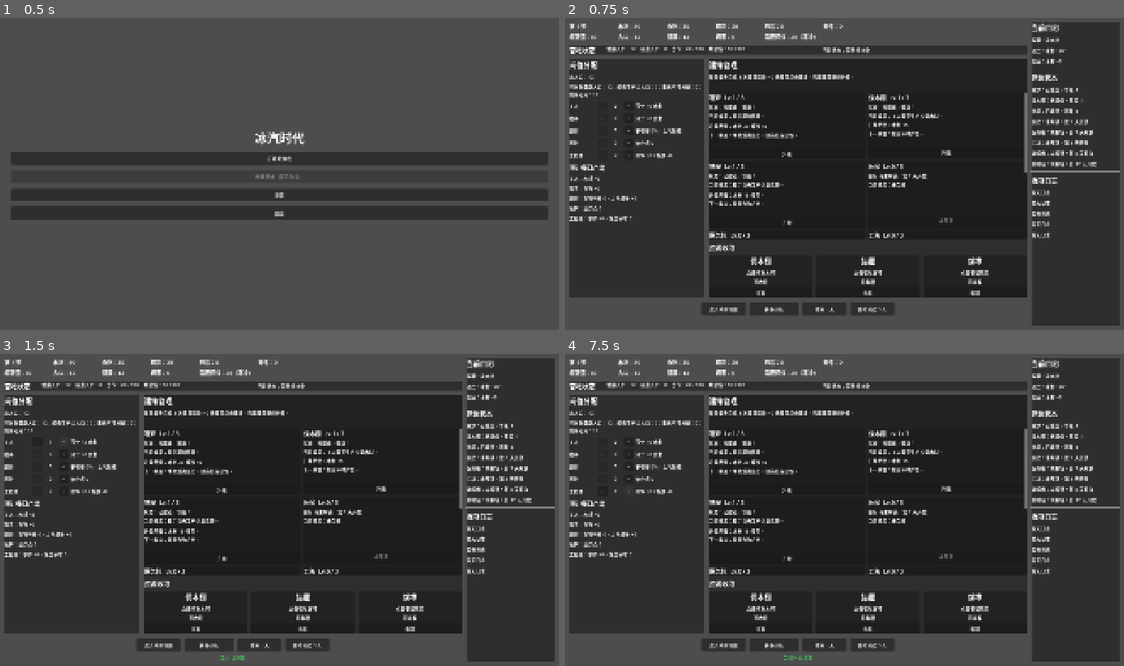
Above: before the commit, frames 1-4 (two rows, left to right).
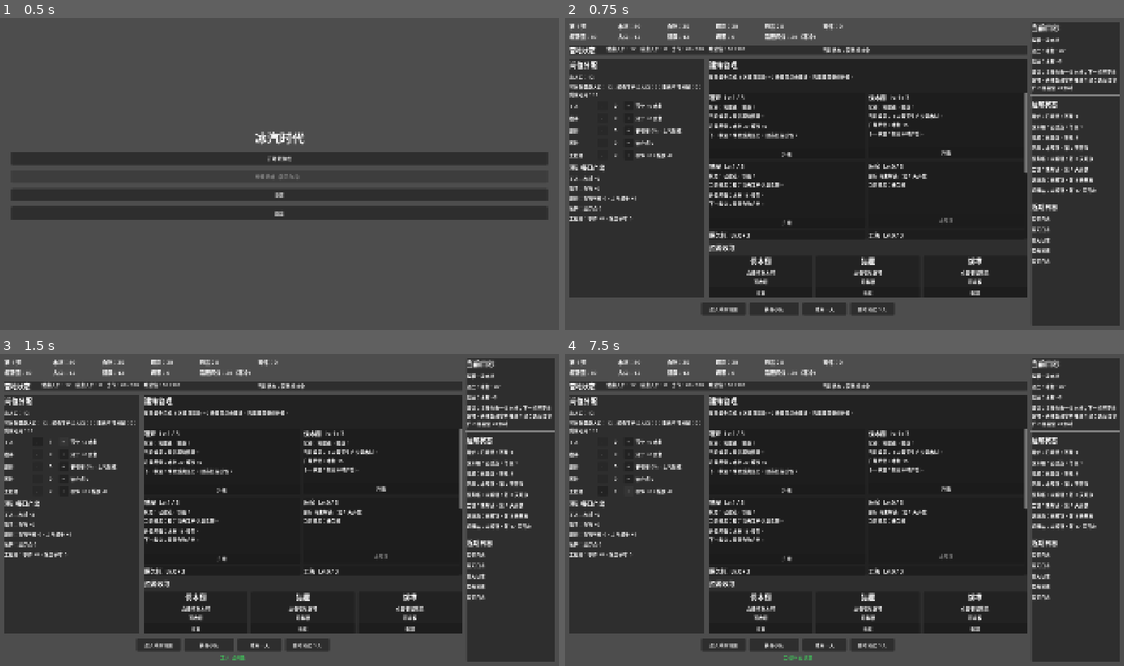
Above: after the commit, the same moments.

Repository: wanzhihuiha/bingqishidai
Game: Godot game, scene res://scenes/menu/MainMenu.tscn
Same seed, same stepped clock (60 frames per second), same inputs: the game is played once before the commit and once after it.
Inputs:
- Up to frame 1 (0.5 s): no input
- Up to frame 2 (0.75 s): click "开始新游戏" at 0.5 s
- Up to frame 3 (1.5 s): click "+" at 1.25 s
- Up to frame 4 (7.5 s): click "-" at 2 s; click "+" at 2.75 s; click "-" at 3.5 s; click "+" at 4.25 s; click "-" at 5 s; click "+" at 5.75 s; click "-" at 6.5 s; click "+" at 7.25 s

Frame 1 is identical in both runs. In frame 2, 2.8% of the frame differs, in the area x 83-100%, y 16-79%; in frame 3, 2.8%; in frame 4, 2.8%.

Commit message:
打磨前期避难所养成节奏

Diff:
--- a/scripts/managers/QuestManager.gd
+++ b/scripts/managers/QuestManager.gd
@@ -6,6 +6,15 @@
 	"parts": 1,
 	"hope": 2
 }
+const RESOURCE_HINT_ORDER: Array[String] = ["wood", "food", "coal", "medicine", "parts", "hope"]
+const FURNACE_ID: String = "furnace"
+const KITCHEN_ID: String = "kitchen"
+const MEDICAL_TENT_ID: String = "medical_tent"
+const WORKSHOP_ID: String = "workshop"
+const TRAINING_GROUND_ID: String = "training_ground"
+const INTRO_EVENT_FIRST_DAY: int = 4
+const INTRO_EVENT_LAST_DAY: int = 5
+const MIDGAME_UNLOCK_DAY: int = 8
 
 var is_processing_quest: bool = false
 
@@ -77,6 +86,39 @@
 	if quest.is_empty():
 		return "前期引导已完成"
 	return str(quest.get("title", "暂无目标"))
+
+
+# 作用：生成右侧目标面板的单行动态建议。
+# 参数：无。
+# 返回：中文建议文本；没有当前任务时返回收尾提示。
+func get_current_quest_hint_text() -> String:
+	var quest_id: String = get_current_quest_id()
+	if quest_id.is_empty():
+		return "前期引导已完成，可继续观察建筑状态并推进冰原地图。"
+
+	match quest_id:
+		"guide_collect_wood_once":
+			return _build_collect_wood_hint()
+		"guide_collect_food_once":
+			return _build_collect_food_hint()
+		"guide_upgrade_furnace_level_2":
+			return _build_furnace_level_2_hint()
+		"guide_build_kitchen":
+			return _build_kitchen_hint()
+		"guide_build_medical_tent":
+			return _build_medical_tent_hint()
+		"guide_assign_three_jobs":
+			if GameState.day >= MIDGAME_UNLOCK_DAY - 2:
+				return _build_day_8_prep_hint()
+			return _build_job_assignment_hint()
+		"guide_unlock_training_ground":
+			return _build_day_8_prep_hint()
+		"guide_send_first_scout_team":
+			return _build_send_first_scout_team_hint()
+		"guide_scout_first_region":
+			return _build_scout_first_region_hint()
+		_:
+			return ""
 
 
 # 作用：检查当前任务是否已经满足完成条件。
@@ -290,6 +332,118 @@
 	return "%s %s" % [GameState.get_resource_name(target_id), amount_text]
 
 
+# 作用：生成收取木材阶段的动态建议。
+# 参数：无。
+# 返回：说明当前动作、下一步主线和木材用途的中文建议。
+func _build_collect_wood_hint() -> String:
+	var furnace_cost: Dictionary = BuildingManager.get_building_cost_for_level(FURNACE_ID, 2)
+	var wood_need: int = int(furnace_cost.get("wood", 0))
+	return "主线先收一次木材；下一步还要收食物，再准备把寒炉升到 2 级；先记住寒炉 2 级要留 %d 木材" % wood_need
+
+
+# 作用：生成收取食物阶段的动态建议。
+# 参数：无。
+# 返回：说明当前动作、今晚消耗和后续寒炉升级的中文建议。
+func _build_collect_food_hint() -> String:
+	var food_need_tonight: int = GameState.get_alive_population()
+	return "主线现在要先收一次食物；今晚基础会消耗 %d 食物；收完后下一步是把寒炉升到 2 级" % food_need_tonight
+
+
+# 作用：生成寒炉升到 2 级时的动态建议。
+# 参数：无。
+# 返回：包含升级成本、资源缺口和煤炭收益的中文建议。
+func _build_furnace_level_2_hint() -> String:
+	var target_level: int = 2
+	var upgrade_cost: Dictionary = BuildingManager.get_building_cost_for_level(FURNACE_ID, target_level)
+	var current_level_config: Dictionary = BuildingManager.get_furnace_current_level_config()
+	var target_level_config: Dictionary = BuildingManager.get_furnace_level_config(target_level)
+	var current_production: Dictionary = current_level_config.get("production", {}) as Dictionary
+	var target_production: Dictionary = target_level_config.get("production", {}) as Dictionary
+	var current_coal_need: int = int(current_production.get("coal_cost_per_night", 0))
+	var target_coal_need: int = int(target_production.get("coal_cost_per_night", 0))
+	return "主线现在要把寒炉升到 2 级；当前需 %s（%s）；升成后每晚煤炭 %d -> %d，完成后目标会转去建厨房" % [
+		_build_cost_text(upgrade_cost),
+		_build_missing_text(upgrade_cost),
+		current_coal_need,
+		target_coal_need
+	]
+
+
+# 作用：生成厨房阶段的动态建议。
+# 参数：无。
+# 返回：包含开放时间、建造缺口和食物节省预估的中文建议。
+func _build_kitchen_hint() -> String:
+	var build_cost: Dictionary = BuildingManager.get_building_cost_for_level(KITCHEN_ID, 1)
+	var unlock_text: String = "厨房已开放"
+	var unlock_day: int = _get_building_unlock_day(KITCHEN_ID)
+	if GameState.day < unlock_day:
+		unlock_text = "第 %d 天开放" % unlock_day
+	var saved_food: int = _estimate_food_saved_with_projected_cooks(1)
+	return "%s；主线现在要建厨房；当前需 %s（%s）；建成后安排 1 名厨师，今晚约省 %d 食物" % [
+		unlock_text,
+		_build_cost_text(build_cost),
+		_build_missing_text(build_cost),
+		saved_food
+	]
+
+
+# 作用：生成医务帐阶段的动态建议。
+# 参数：无。
+# 返回：包含事件前瞻、建造缺口和药品/医护建议的中文建议。
+func _build_medical_tent_hint() -> String:
+	var build_cost: Dictionary = BuildingManager.get_building_cost_for_level(MEDICAL_TENT_ID, 1)
+	return "%s；主线下一步是建医务帐；当前需 %s（%s）；建成后至少安排 1 名医护，处理发烧时会更稳" % [
+		_build_intro_event_text(),
+		_build_cost_text(build_cost),
+		_build_missing_text(build_cost)
+	]
+
+
+# 作用：生成岗位分配阶段的动态建议。
+# 参数：无。
+# 返回：包含岗位目标和首次伤病事件应对方式的中文建议。
+func _build_job_assignment_hint() -> String:
+	var unassigned_population: int = GameState.get_unassigned_population()
+	return "主线现在要分配满 3 个岗位；当前还可分配 %d 人；建议至少留 1 名医护，第 4-5 天处理发烧会更稳" % unassigned_population
+
+
+# 作用：生成第 8 天前后的中期准备建议。
+# 参数：无。
+# 返回：包含训练场、工坊成本和优先级建议的中文建议。
+func _build_day_8_prep_hint() -> String:
+	var days_left: int = max(MIDGAME_UNLOCK_DAY - GameState.day, 0)
+	var prefix: String = "第 8 天已到"
+	if days_left > 0:
+		prefix = "距第 8 天还有 %d 天" % days_left
+	var training_cost: Dictionary = BuildingManager.get_building_cost_for_level(TRAINING_GROUND_ID, 1)
+	var workshop_cost: Dictionary = BuildingManager.get_building_cost_for_level(WORKSHOP_ID, 1)
+	var training_text: String = _build_cost_text(training_cost)
+	var training_missing_text: String = _build_missing_text(training_cost)
+	var workshop_text: String = _build_cost_text(workshop_cost)
+	var workshop_missing_text: String = _build_missing_text(workshop_cost)
+	return "%s；第 8 天会自动解锁训练场和工坊，这个目标也会自动完成；下一步要进入冰原地图派出第一支侦察队。现在先预留训练场 %s（%s），资源够再补工坊 %s（%s）" % [
+		prefix,
+		training_text,
+		training_missing_text,
+		workshop_text,
+		workshop_missing_text
+	]
+
+
+# 作用：生成派出第一支侦察队阶段的动态建议。
+# 参数：无。
+# 返回：说明进入地图的原因、主线下一步和当前动作的中文建议。
+func _build_send_first_scout_team_hint() -> String:
+	return "第 8 天后主线会转到地图；现在要进入冰原地图派出第一支侦察队；派出后下一步就是侦察断松林"
+
+
+# 作用：生成侦察第一个区域阶段的动态建议。
+# 参数：无。
+# 返回：说明当前侦察目标、完成后的结果和资源意义的中文建议。
+func _build_scout_first_region_hint() -> String:
+	return "主线现在要侦察断松林；在地图里点占位按钮完成后，本轮前期引导会收尾；断松林是你后面稳定拿木材的第一块外部区域"
+
+
 # 作用：获取建筑中文名。
 # 参数：building_id 是建筑 id。
 # 返回：建筑中文名；配置缺失时返回 building_id。
@@ -304,3 +458,63 @@
 func _get_region_name(region_id: String) -> String:
 	var config: Dictionary = DataLoader.get_region_config(region_id)
 	return str(config.get("name", region_id))
+
+
+# 作用：获取建筑的开放天数。
+# 参数：building_id 是建筑 id。
+# 返回：建筑配置中的 unlock_day；没有配置时默认 1。
+func _get_building_unlock_day(building_id: String) -> int:
+	var config: Dictionary = DataLoader.get_building_config(building_id)
+	return int(config.get("unlock_day", 1))
+
+
+# 作用：根据当前人口和预设厨师人数，估算厨房 1 级的节省食物。
+# 参数：projected_cook_count 是建议安排的厨师人数。
+# 返回：向下取整后的预计节省食物数量。
+func _estimate_food_saved_with_projected_cooks(projected_cook_count: int) -> int:
+	var kitchen_level_config: Dictionary = BuildingManager.get_building_level_config(KITCHEN_ID, 1)
+	var production: Dictionary = kitchen_level_config.get("production", {}) as Dictionary
+	var rate_per_cook: float = float(production.get("food_save_rate", 0.0))
+	var save_rate: float = clamp(float(projected_cook_count) * rate_per_cook, 0.0, 0.5)
+	return int(floor(float(GameState.get_alive_population()) * save_rate))
+
+
+# 作用：把建造或升级成本转换成稳定顺序的中文文本。
+# 参数：cost 是资源 id 到数量的 Dictionary。
+# 返回：中文成本文本，例如“木材 10、食物 8”。
+func _build_cost_text(cost: Dictionary) -> String:
+	var parts: PackedStringArray = PackedStringArray()
+	for resource_id: String in RESOURCE_HINT_ORDER:
+		if not cost.has(resource_id):
+			continue
+		var amount: int = int(cost.get(resource_id, 0))
+		if amount <= 0:
+			continue
+		parts.append("%s %d" % [GameState.get_resource_name(resource_id), amount])
+	if parts.is_empty():
+		return "无需资源"
+	return "、".join(parts)
+
+
+# 作用：把当前资源缺口转换成中文提示。
+# 参数：cost 是资源 id 到数量的 Dictionary。
+# 返回：有缺口时返回“还差……”；资源已够时返回“资源已够”。
+func _build_missing_text(cost: Dictionary) -> String:
+	var missing: Dictionary = BuildingManager.get_missing_resources(cost)
+	if missing.is_empty():
+		return "资源已够"
+	var missing_text: String = BuildingManager.get_missing_resources_text(missing)
+	return missing_text.trim_prefix("缺少：")
+
+
+# 作用：生成首次伤病事件的时间提示。
+# 参数：无。
+# 返回：基于当前天数的中文前瞻文本。
+func _build_intro_event_text() -> String:
+	if GameState.day < INTRO_EVENT_FIRST_DAY:
+		return "第 %d-%d 天可能遇到孩子发烧" % [INTRO_EVENT_FIRST_DAY, INTRO_EVENT_LAST_DAY]
+	if GameState.day == INTRO_EVENT_FIRST_DAY:
+		return "今天开始可能遇到孩子发烧"
+	if GameState.day == INTRO_EVENT_LAST_DAY:
+		return "今天仍可能遇到孩子发烧"
+	return "近期会持续出现伤病事件"
--- a/scripts/shelter/ShelterView.gd
+++ b/scripts/shelter/ShelterView.gd
@@ -45,6 +45,7 @@
 var quest_title_label: Label
 var quest_progress_label: Label
 var quest_reward_label: Label
+var quest_hint_label: Label
 var status_health_label: Label
 var status_sick_label: Label
 var status_morale_label: Label
@@ -576,6 +577,10 @@
 	quest_reward_label = Label.new()
 	quest_reward_label.autowrap_mode = TextServer.AUTOWRAP_WORD_SMART
 	box.add_child(quest_reward_label)
+
+	quest_hint_label = Label.new()
+	quest_hint_label.autowrap_mode = TextServer.AUTOWRAP_WORD_SMART
+	box.add_child(quest_hint_label)
 
 	var divider: HSeparator = HSeparator.new()
 	box.add_child(divider)
@@ -886,7 +891,7 @@
 
 # 作用：刷新当前目标面板。
 # 参数：无。
-# 返回：无。会同步任务标题、进度、奖励，并刷新建筑状态面板。
+# 返回：无。会同步任务标题、进度、奖励、建议，并刷新建筑状态面板。
 func _refresh_quest_panel() -> void:
 	if quest_title_label == null:
 		return
@@ -894,15 +899,19 @@
 	var title: String = ""
 	var progress: String = ""
 	var reward: String = ""
+	var hint: String = ""
 	title = str(QuestManager.get_current_quest_title())
 	progress = str(QuestManager.get_current_quest_progress_text())
 	reward = str(QuestManager.get_current_quest_reward_text())
+	hint = str(QuestManager.get_current_quest_hint_text())
 
 	if title.is_empty():
 		title = "暂无目标"
 	quest_title_label.text = title
 	quest_progress_label.text = "进度：%s" % progress
 	quest_reward_label.text = "奖励：%s" % reward
+	if quest_hint_label != null:
+		quest_hint_label.text = "建议：%s" % hint
 	_refresh_building_status_panel()
 
 
Not shown, added: docs/dev_log.md
